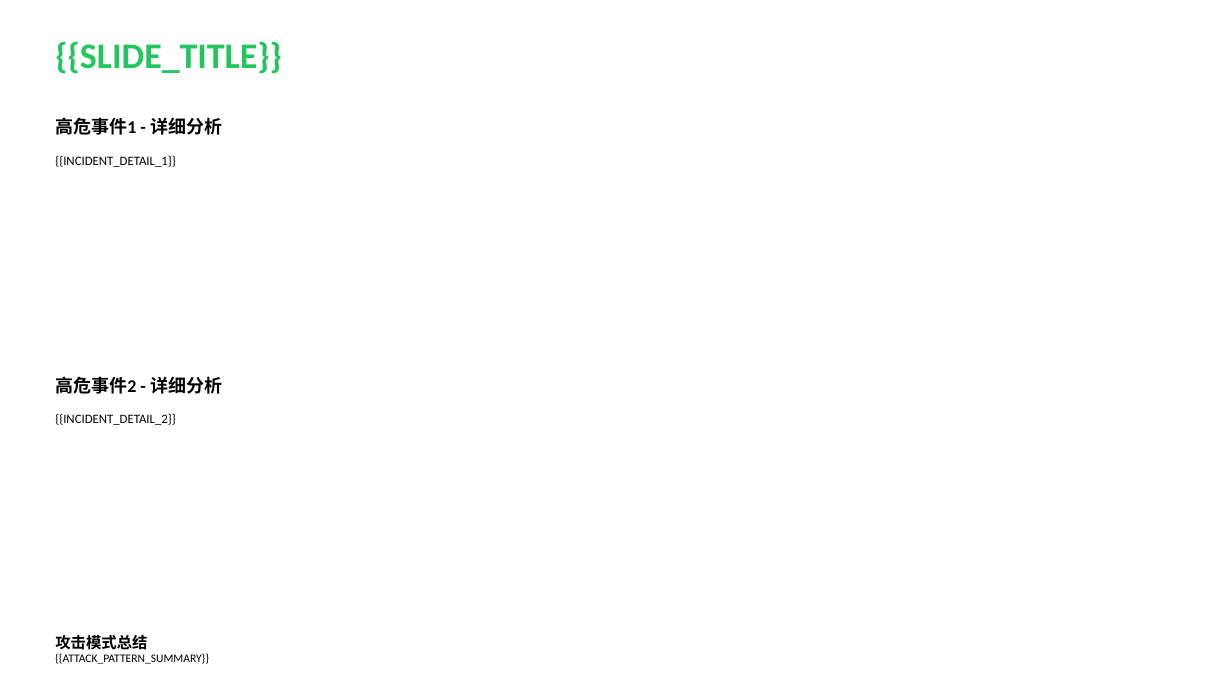
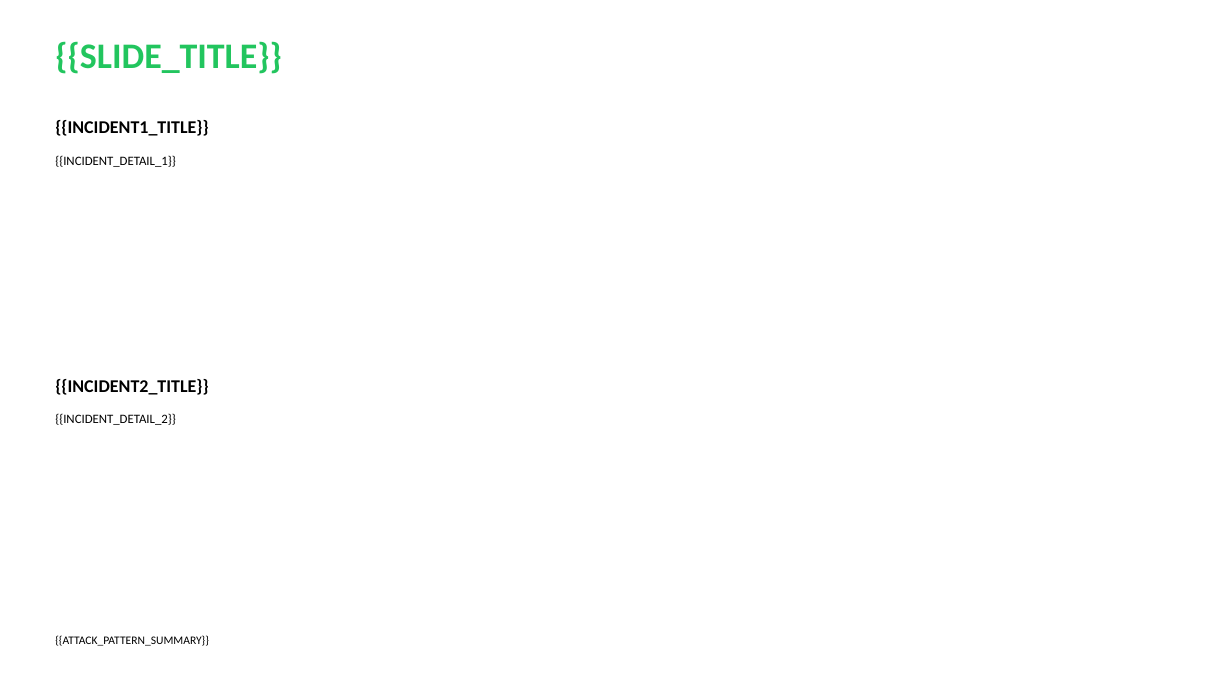
Before and after one commit to Xupai2022/report-generation, a slide deck: slide 5 of mss_ai_ppt_sample_assets/backend/data/templates/mss_technical_v2.pptx. Drawn at 1232x693 pixels with LibreOffice and Linux fonts; fonts in the diff are those of the drawing. Boxes give left, top, right and bottom in pixels: in the first picture for what was removed or moved away, otherwise in the second. Text is boxed around its words. In the diff, an @@ line names an element or a change of style, - is before the commit and + after.

```diff
--- a/mss_ai_ppt_sample_assets/backend/data/templates/mss_technical_v2.pptx
+++ b/mss_ai_ppt_sample_assets/backend/data/templates/mss_technical_v2.pptx
@@ text at <box>55,120,208,136</box>: text changed @@
-高危事件1 - 详细分析
+{{INCIDENT1_TITLE}}
@@ text at <box>55,379,208,395</box>: text changed @@
-高危事件2 - 详细分析
+{{INCIDENT2_TITLE}}
@@ text "{{ATTACK_PATTERN_SUMMARY}}": place and size @@
-text "{{ATTACK_PATTERN_SUMMARY}}" at <box>55,653,209,664</box>
+text "{{ATTACK_PATTERN_SUMMARY}}" at <box>55,635,209,646</box>
@@ text removed at <box>55,635,147,650</box> @@
-攻击模式总结
```
Also in this commit, not shown: 5 other slides changed, 4 slides added, 4 slides removed, 45 other files.
